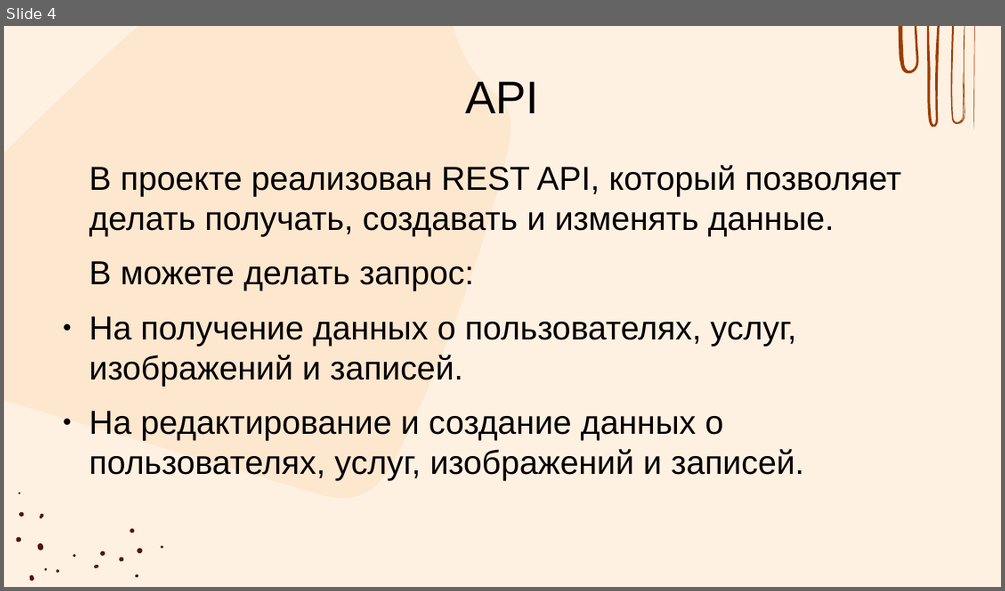
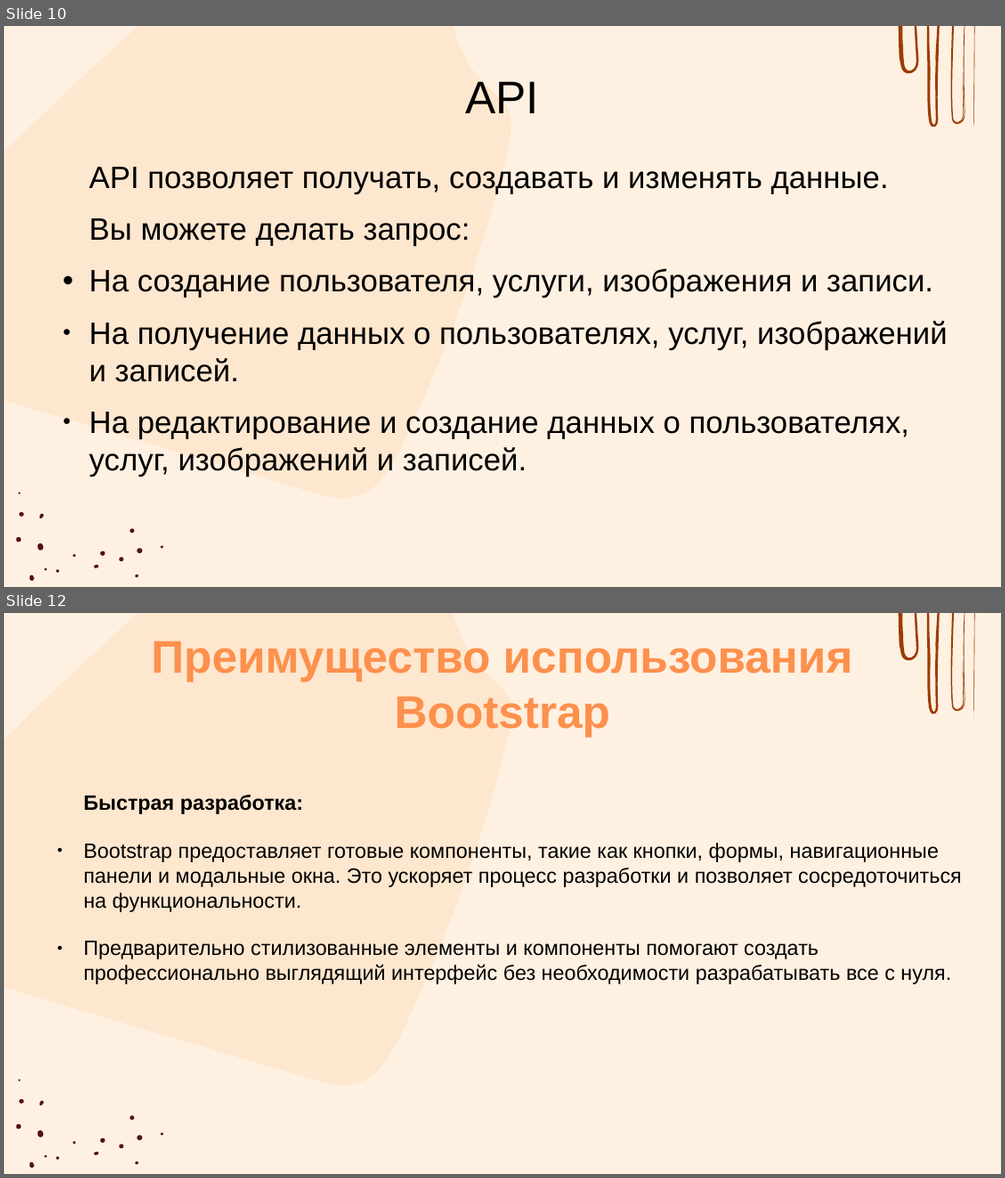
Before and after one commit to Irishka6/WEBproject, a slide deck: Web.pptx. Shown one above the other, each under a label of ours: slide 4 before the commit, slides 10 and 12 after it; the slides between them are not shown. The pictures are 1005x591 and 1005x1178 pixels, drawn with LibreOffice and Linux fonts; fonts in the diff are those of the drawing. Boxes give left, top, right and bottom in pixels: in the first picture for what was removed or moved away, otherwise in the second. Text is boxed around its words. In the diff, an @@ line names an element or a change of style, - is before the commit and + after.

```diff
--- a/Web.pptx
+++ b/Web.pptx
@@ slide 12 added at box(4, 613, 1001, 1174), background #FFF1E2; not listed: 21 template elements that a slide beside it also shows @@
@@ title added at box(151, 641, 853, 737), 44 pt, text #FD904D, bold @@
+Преимущество использования Bootstrap
@@ text added at box(83, 795, 962, 984), 20 pt, text #000000 @@
+Быстрая разработка:
+● Bootstrap предоставляет готовые компоненты, такие как кнопки, формы, навигационные панели и модальные окна. Это ускоряет процесс разработки и позволяет сосредоточиться на функциональности.
+● Предварительно стилизованные элементы и компоненты помогают создать профессионально выглядящий интерфейс без необходимости разрабатывать все с нуля.
@@ what was slide 4 is now slide 10 @@
@@ slide 10 changed as well @@
@@ outline redrawn in 3 elements at box(4, 26, 511, 498), box(951, 26, 965, 124), box(974, 26, 975, 130) @@
@@ text at box(89, 167, 933, 297): text changed; size 32 to 29.9 pt @@
-В проекте реализован REST API, который позволяет делать получать, создавать и изменять данные.
-В можете делать запрос:
+API позволяет получать, создавать и изменять данные.
+Вы можете делать запрос:
+• На создание пользователя, услуги, изображения и записи.
@@ text at box(89, 321, 947, 476): size 32 to 29.9 pt in "На получение данных о пользователях, услуг, изображений ...", "На редактирование и создание данных о пользователях, ..." @@
```
Also in this commit, not shown: 3 other slides changed, 10 other slides added, 2 slides removed, 8 other files.
